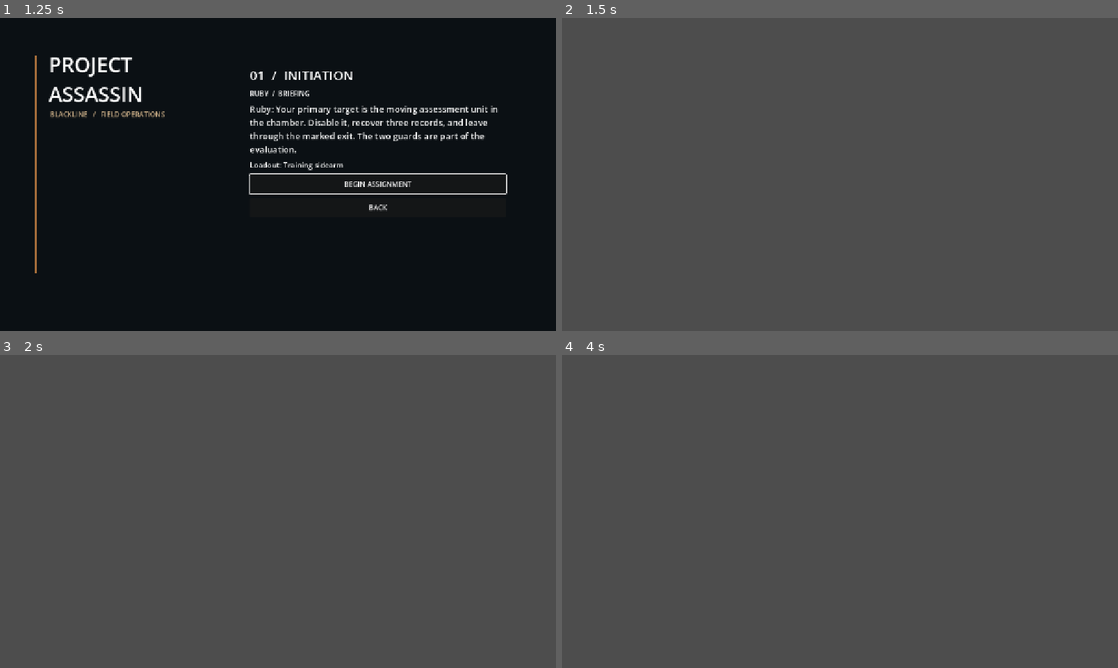
Above: before the commit, frames 1-4 (two rows, left to right).
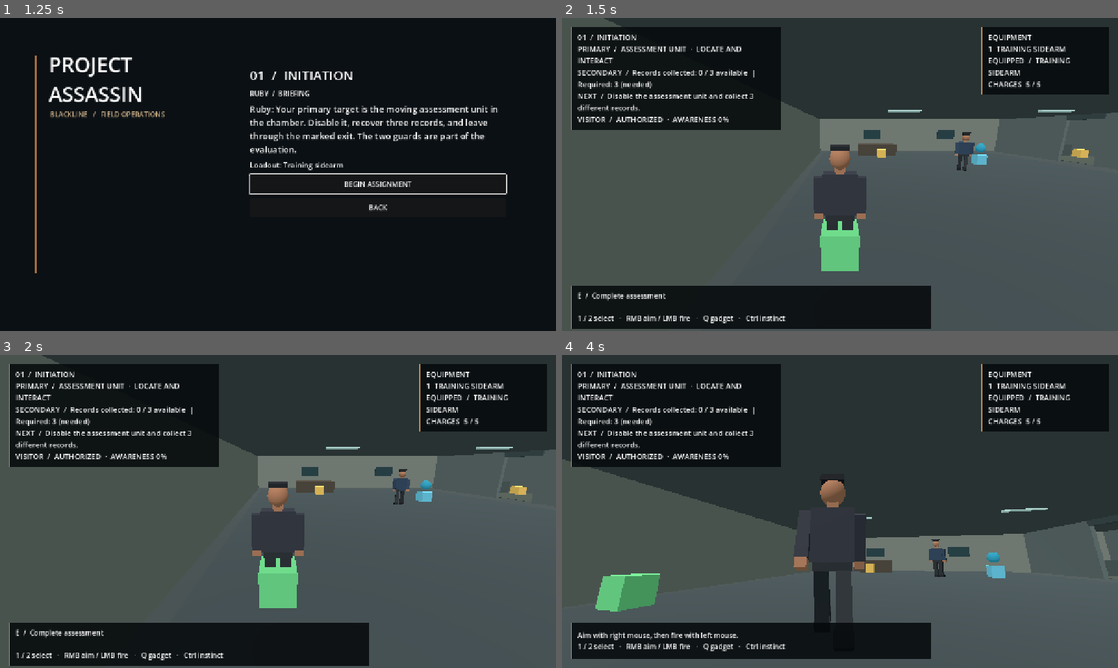
Above: after the commit, the same moments.

Repository: CoolgamerProXD/Stealty-Assasin-redesigned-computing-machine-Beta
Game: Godot game, scene res://scenes/main_menu.tscn
Two runs of this game, one before a commit and one after it. Both use one fixed random seed, a clock stepped at 60 frames per second and the inputs below.
Inputs (mouse positions are in pixels of both pictures, inside the frame that each line leads up to):
- Up to frame 1 (1.25 s): click "CAMPAIGN / NEXT ASSIGNMENT" at 0.5 s
- Up to frame 2 (1.5 s): click "BEGIN ASSIGNMENT" at 1.25 s
- Up to frame 3 (2 s): no input
- Up to frame 4 (4 s): move the mouse to (962, 495) at 2.02 s; hold D (move_right) 2.03-2.78 s; hold C (crouch) 2.03-2.78 s; click (962, 495) at 2.17 s; tap E (interact) at 2.3, 2.85 s; move the mouse to (728, 527) at 2.77 s; hold S (move_back) 2.78-3.53 s; click (728, 527) at 2.92 s; tap Q (use_equipment) at 3.05 s; move the mouse to (895, 442) at 3.52 s; hold D (move_right) from 3.53 s (still down); hold Q (use_equipment) from 3.53 s (still down); click (895, 442) at 3.67 s; right-click (895, 442) at 3.8 s

Frame 1 is identical in both runs. In frame 2, 47% of the frame differs, in the area x 1-100%, y 0-100%; in frame 3, 47%; in frame 4, 65%, in the area x 0-100%, y 0-98%.
Error before the commit: Parse Error: Cannot infer the type of "primary_done" variable because the value doesn't have a set type. (res://scripts/missions/mission.gd:88)

Commit message:
Implement aimed camera-ray shots and assessment hitbox
Co-authored-by: arena-agent <297053741+arena-agent@users.noreply.github.com>

Diff:
--- a/project.godot
+++ b/project.godot
@@ -39,3 +39,5 @@
 equip_primary={"deadzone":0.2,"events":[Object(InputEventKey,"physical_keycode":49)]}
 equip_secondary={"deadzone":0.2,"events":[Object(InputEventKey,"physical_keycode":50)]}
 use_equipment={"deadzone":0.2,"events":[Object(InputEventKey,"physical_keycode":81)]}
+aim={"deadzone":0.2,"events":[Object(InputEventMouseButton,"button_index":2)]}
+fire={"deadzone":0.2,"events":[Object(InputEventMouseButton,"button_index":1)]}
--- a/scripts/missions/mission.gd
+++ b/scripts/missions/mission.gd
@@ -85,7 +85,7 @@
  return true
 
 func can_extract() -> bool:
- var primary_done := primary_target.is_empty() or primary_target.get("id") == "assessment_unit" or target_complete
+ var primary_done: bool = primary_target.is_empty() or primary_target.get("id") == "assessment_unit" or target_complete
  return configured and clues.size() >= required_records and (required_action.is_empty() or action_complete) and primary_done
 
 func extract() -> bool:
--- a/scripts/player/player.gd
+++ b/scripts/player/player.gd
@@ -3,6 +3,7 @@
 signal interaction_requested
 signal equipment_use_requested
 signal equipment_selected(slot: int)
+signal fire_requested
 var role: String = "visitor"
 var inventory: Inventory = Inventory.new()
 var equipment: MissionEquipment = MissionEquipment.new()
@@ -12,6 +13,8 @@
 var mouse_sensitivity: float = 0.0025
 var pivot: Node3D
 var camera: Camera3D
+var arm: SpringArm3D
+var aiming: bool = false
 var body_mesh: StylizedPerson
 var crouching: bool = false
 var collision_shape: CollisionShape3D
@@ -33,7 +36,7 @@
  pivot = Node3D.new()
  pivot.position.y = 1.5
  add_child(pivot)
- var arm := SpringArm3D.new()
+ arm = SpringArm3D.new()
  arm.spring_length = 4.0
  arm.margin = 0.2
  pivot.add_child(arm)
@@ -53,9 +56,14 @@
   rotate_y(-event.relative.x * mouse_sensitivity)
   pivot.rotation.x = clampf(pivot.rotation.x - event.relative.y * mouse_sensitivity, -0.95, 0.55)
  if event.is_action_pressed("release_mouse"):
+  aiming = false
   Input.mouse_mode = Input.MOUSE_MODE_VISIBLE
  if event is InputEventMouseButton and event.pressed and Input.mouse_mode == Input.MOUSE_MODE_VISIBLE:
   Input.mouse_mode = Input.MOUSE_MODE_CAPTURED
+  return
+ if event.is_action_pressed("aim") and Input.mouse_mode == Input.MOUSE_MODE_CAPTURED: aiming = true
+ if event.is_action_released("aim"): aiming = false
+ if event.is_action_pressed("fire") and aiming and Input.mouse_mode == Input.MOUSE_MODE_CAPTURED: fire_requested.emit()
  if event.is_action_pressed("interact"):
   interaction_requested.emit()
  if event.is_action_pressed("equip_primary"): equipment_selected.emit(0)
@@ -63,6 +71,9 @@
  if event.is_action_pressed("use_equipment"): equipment_use_requested.emit()
 
 func _physics_process(delta: float) -> void:
+ var blend := minf(1.0, delta * 9.0)
+ arm.spring_length = lerpf(arm.spring_length, 2.4 if aiming else 4.0, blend)
+ arm.position.x = lerpf(arm.position.x, 0.55 if aiming else 0.0, blend)
  var input := Input.get_vector("move_left", "move_right", "move_forward", "move_back")
  var direction := transform.basis * Vector3(input.x, 0, input.y)
  var wants_crouch := Input.is_action_pressed("crouch")
--- a/scripts/ui/pause_menu.gd
+++ b/scripts/ui/pause_menu.gd
@@ -29,6 +29,7 @@
   get_viewport().set_input_as_handled()
 
 func _open() -> void:
+ if world and world.player: world.player.aiming = false
  get_tree().paused = true
  Input.mouse_mode = Input.MOUSE_MODE_VISIBLE
  root.visible = true
--- a/scripts/world/hotel.gd
+++ b/scripts/world/hotel.gd
@@ -9,6 +9,8 @@
 var hud: Label
 var prompt: Label
 var equipment_hud: Label
+var crosshair: Label
+var shot_audio: AudioStreamPlayer
 var message: String = ""
 
 func mission_id() -> String:
@@ -121,6 +123,7 @@
  player.interaction_requested.connect(_interact_nearest)
  player.equipment.configure(Campaign.progress, mission_id())
  player.equipment_use_requested.connect(_use_equipment)
+ player.fire_requested.connect(_fire)
  player.equipment_selected.connect(_select_equipment)
 
 func _vector(data: Array) -> Vector3:
@@ -251,6 +254,24 @@
  bottom.mouse_filter = Control.MOUSE_FILTER_IGNORE
  bottom.add_theme_stylebox_override("panel", style.duplicate())
  overlay.add_child(bottom)
+ crosshair = Label.new()
+ crosshair.text = "+"
+ crosshair.horizontal_alignment = HORIZONTAL_ALIGNMENT_CENTER
+ crosshair.vertical_alignment = VERTICAL_ALIGNMENT_CENTER
+ crosshair.add_theme_font_size_override("font_size", 32)
+ crosshair.add_theme_color_override("font_outline_color", Color.BLACK)
+ crosshair.add_theme_constant_override("outline_size", 4)
+ crosshair.mouse_filter = Control.MOUSE_FILTER_IGNORE
+ crosshair.set_anchors_preset(Control.PRESET_CENTER)
+ crosshair.offset_left = -20
+ crosshair.offset_right = 20
+ crosshair.offset_top = -20
+ crosshair.offset_bottom = 20
+ crosshair.visible = false
+ overlay.add_child(crosshair)
+ shot_audio = AudioStreamPlayer.new()
+ shot_audio.stream = ProceduralSound.tone(180.0, 0.12, 0.14)
+ add_child(shot_audio)
  prompt = Label.new()
  prompt.add_theme_font_size_override("font_size", 16)
  bottom.add_child(prompt)
@@ -262,21 +283,7 @@
 
 func _use_equipment() -> void:
  if player.equipment.selected == "training_sidearm":
-  if player.equipment.charges <= 0:
-   message = "Training sidearm empty."
-   return
-  player.equipment.charges -= 1
-  var hit := false
-  for obj: Interactable in interactables:
-   if obj.kind == "robot" and not obj.used and _clear_reach(obj.global_position, 7.0):
-    _on_interaction(obj)
-    hit = true
-    break
-  # An unsuppressed assessment pulse is audible to nearby characters.
-  for npc: HotelNpc in npcs:
-   if npc.stunned_time <= 0 and npc.global_position.distance_to(player.global_position) < 9.0:
-    npc.observe_trespass(player.global_position)
-  if not hit: message = "Training pulse discharged; nearby people may investigate."
+  message = "Aim with right mouse, then fire with left mouse."
  elif player.equipment.selected == "quiet_line":
   var nearest: HotelNpc = null
   var best := 1.8
@@ -290,6 +297,59 @@
    nearest.set_state("disabled")
    message = "Quiet Line: " + nearest.profile.identity + " temporarily incapacitated."
   else: message = "Quiet Line requires a nearby unobstructed person."
+
+func _fire() -> void:
+ if not player.aiming: return
+ if player.equipment.selected != "training_sidearm":
+  message = "Select the training sidearm to fire."
+  return
+ if player.equipment.charges <= 0:
+  message = "Training sidearm empty."
+  return
+ player.equipment.charges -= 1
+ var screen_center := player.camera.get_viewport().get_visible_rect().size * 0.5
+ var origin := player.camera.project_ray_origin(screen_center)
+ var direction := player.camera.project_ray_normal(screen_center)
+ var end := origin + direction * 50.0
+ var query := PhysicsRayQueryParameters3D.create(origin, end)
+ query.exclude = [player.get_rid()]
+ query.collide_with_areas = true
+ var hit := get_world_3d().direct_space_state.intersect_ray(query)
+ if not hit.is_empty():
+  end = hit["position"]
+  var collider: Object = hit["collider"]
+  if collider is Area3D and collider.get_parent() is Interactable:
+   var object := collider.get_parent() as Interactable
+   if object.kind == "robot" and not object.used: _on_interaction(object)
+   else: message = "Assessment pulse hit an inactive unit."
+  elif collider is HotelNpc:
+   var npc := collider as HotelNpc
+   npc.stunned_time = 12.0
+   npc.set_state("disabled")
+   message = "Assessment pulse temporarily incapacitated " + npc.profile.identity + "."
+  else: message = "Assessment pulse struck a surface."
+ else: message = "Assessment pulse discharged."
+ for npc: HotelNpc in npcs:
+  if npc.stunned_time <= 0 and npc.global_position.distance_to(player.global_position) < 9.0:
+   npc.observe_trespass(player.global_position)
+ shot_audio.play()
+ _shot_trace(origin, end)
+
+func _shot_trace(origin: Vector3, end: Vector3) -> void:
+ var trace := MeshInstance3D.new()
+ var mesh := ImmediateMesh.new()
+ var material := StandardMaterial3D.new()
+ material.shading_mode = BaseMaterial3D.SHADING_MODE_UNSHADED
+ material.albedo_color = Color(0.65, 0.9, 1.0)
+ mesh.surface_begin(Mesh.PRIMITIVE_LINES, material)
+ mesh.surface_add_vertex(to_local(origin))
+ mesh.surface_add_vertex(to_local(end))
+ mesh.surface_end()
+ trace.mesh = mesh
+ add_child(trace)
+ var tween := create_tween()
+ tween.tween_interval(0.12)
+ tween.tween_callback(trace.queue_free)
 
 func _clear_reach(point: Vector3, maximum: float, excluded: RID = RID()) -> bool:
  if player.global_position.distance_to(point) > maximum: return false
@@ -402,5 +462,6 @@
  if player.equipment.available.has("quiet_line"): slots += "\n2  QUIET LINE"
  equipment_hud.text = "EQUIPMENT\n" + slots + "\nEQUIPPED  /  " + Campaign.item_label(player.equipment.selected).to_upper()
  if player.equipment.selected == "training_sidearm": equipment_hud.text += "\nCHARGES  %d / 5" % player.equipment.charges
+ crosshair.visible = player.aiming
  var nearest := _nearest()
- prompt.text = ("E  /  " + nearest.label + "\n" if nearest else "") + message + "\n1 / 2 select   ·   Q use   ·   C crouch   ·   Esc pause"
+ prompt.text = ("E  /  " + nearest.label + "\n" if nearest else "") + message + "\n1 / 2 select   ·   RMB aim / LMB fire   ·   Q gadget   ·   Ctrl instinct"
--- a/scripts/world/initiation.gd
+++ b/scripts/world/initiation.gd
@@ -98,6 +98,17 @@
   _add_interactable(_vector(record["position"]), record["label"], "clue", record["id"], Color(0.9, 0.72, 0.34))
  _add_interactable(Vector3(-5, 0, -2), "Disable assessment unit", "robot", "disable_assessment_unit", Color(0.38, 0.73, 0.83))
  robot = interactables.back()
+ var hit_area := Area3D.new()
+ hit_area.collision_layer = 2
+ hit_area.collision_mask = 0
+ var hit_shape := CollisionShape3D.new()
+ var shape := CapsuleShape3D.new()
+ shape.radius = 0.35
+ shape.height = 1.3
+ hit_shape.shape = shape
+ hit_shape.position.y = 0.65
+ hit_area.add_child(hit_shape)
+ robot.add_child(hit_area)
  # Distinct abstract machine silhouette, separate from the human NPC meshes.
  var head := MeshInstance3D.new()
  var head_mesh := SphereMesh.new()
--- a/tests/run_tests.gd
+++ b/tests/run_tests.gd
@@ -396,24 +396,39 @@
  await physics_frame
  check(initiation.get("robot_alert") == true, "assessment unit reacts to nearby visible player")
  initiation.set_physics_process(false)
- var use_event := InputEventAction.new()
- use_event.action = "use_equipment"
- use_event.pressed = true
- Input.parse_input_event(use_event)
+ var aim_event := InputEventMouseButton.new()
+ aim_event.button_index = MOUSE_BUTTON_RIGHT
+ aim_event.pressed = true
+ Input.parse_input_event(aim_event)
+ await create_timer(0.5).timeout
+ initiation.call("_process", 0.0)
+ check(init_player.aiming and initiation.get("crosshair").visible and init_player.arm.spring_length < 3.0, "right mouse aims, moves camera and displays crosshair")
+ init_player.camera.look_at(assessment.global_position + Vector3.UP * 0.65, Vector3.UP)
+ await physics_frame
+ var fire_event := InputEventMouseButton.new()
+ fire_event.button_index = MOUSE_BUTTON_LEFT
+ fire_event.pressed = true
+ Input.parse_input_event(fire_event)
  await process_frame
  await physics_frame
  await process_frame
  print("EQUIP_DIAG: robot=", init_mission.action_complete, " charges=", init_player.equipment.charges, " message=", initiation.get("message"))
- check(init_mission.action_complete and init_player.equipment.charges == 4, "equipment input disables unit and spends one charge")
+ check(init_mission.action_complete and init_player.equipment.charges == 4, "center-camera shot hits assessment unit and spends one charge")
  for i: int in range(5):
-  use_event.pressed = false
-  Input.parse_input_event(use_event)
-  use_event.pressed = true
-  Input.parse_input_event(use_event)
+  fire_event.pressed = false
+  Input.parse_input_event(fire_event)
+  fire_event.pressed = true
+  Input.parse_input_event(fire_event)
   await process_frame
   await physics_frame
  initiation.call("_process", 0.0)
- check(init_player.equipment.charges == 0 and initiation.get("equipment_hud").text.contains("0 / 5"), "five-charge limit and HUD update follow input")
+ check(init_player.equipment.charges == 0 and initiation.get("equipment_hud").text.contains("0 / 5"), "five-charge limit and HUD update follow firing input")
+ aim_event.pressed = false
+ Input.parse_input_event(aim_event)
+ await process_frame
+ await physics_frame
+ initiation.call("_process", 0.0)
+ check(not init_player.aiming and not initiation.get("crosshair").visible, "releasing right mouse exits aim and hides crosshair")
  check(init_mission.action_complete and init_mission.can_extract(), "assessment unit and three unique records unlock exit")
  var after_robot := SessionSnapshot.capture(init_player, init_mission)
  SessionSnapshot.restore(before_robot, init_player, init_mission, init_objects, Callable(initiation, "safe_position"), campaign)
